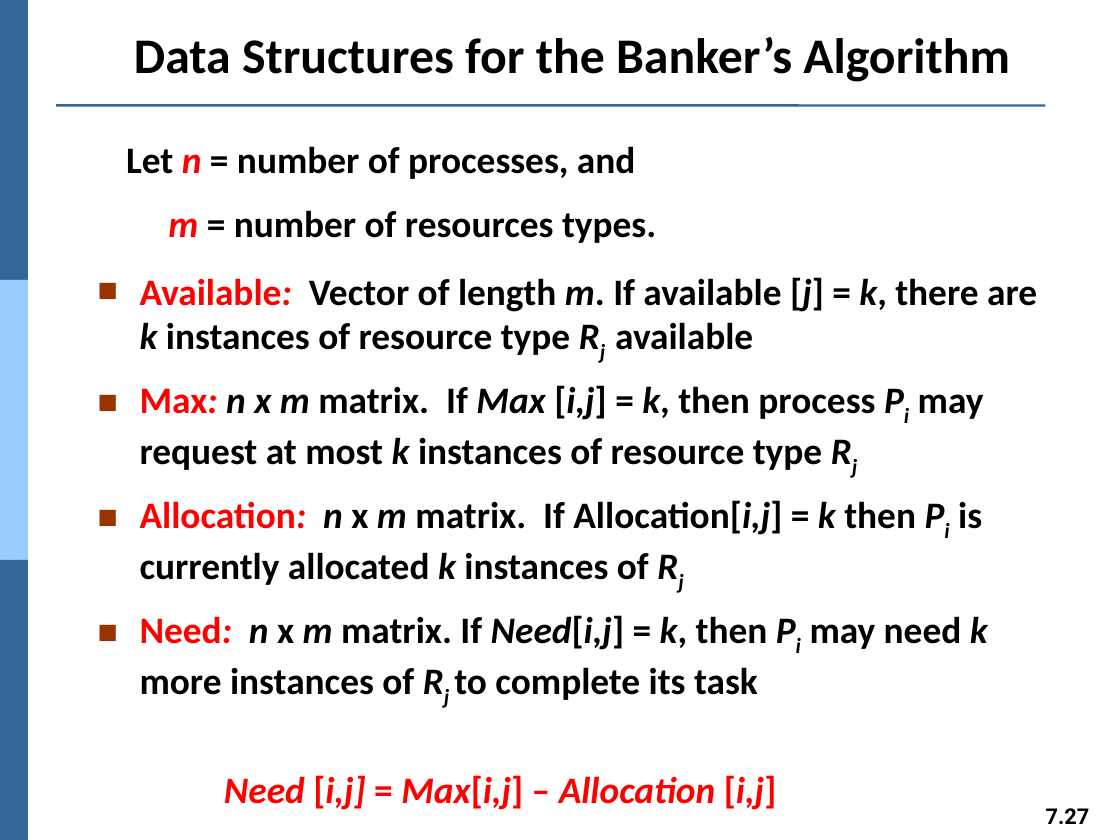
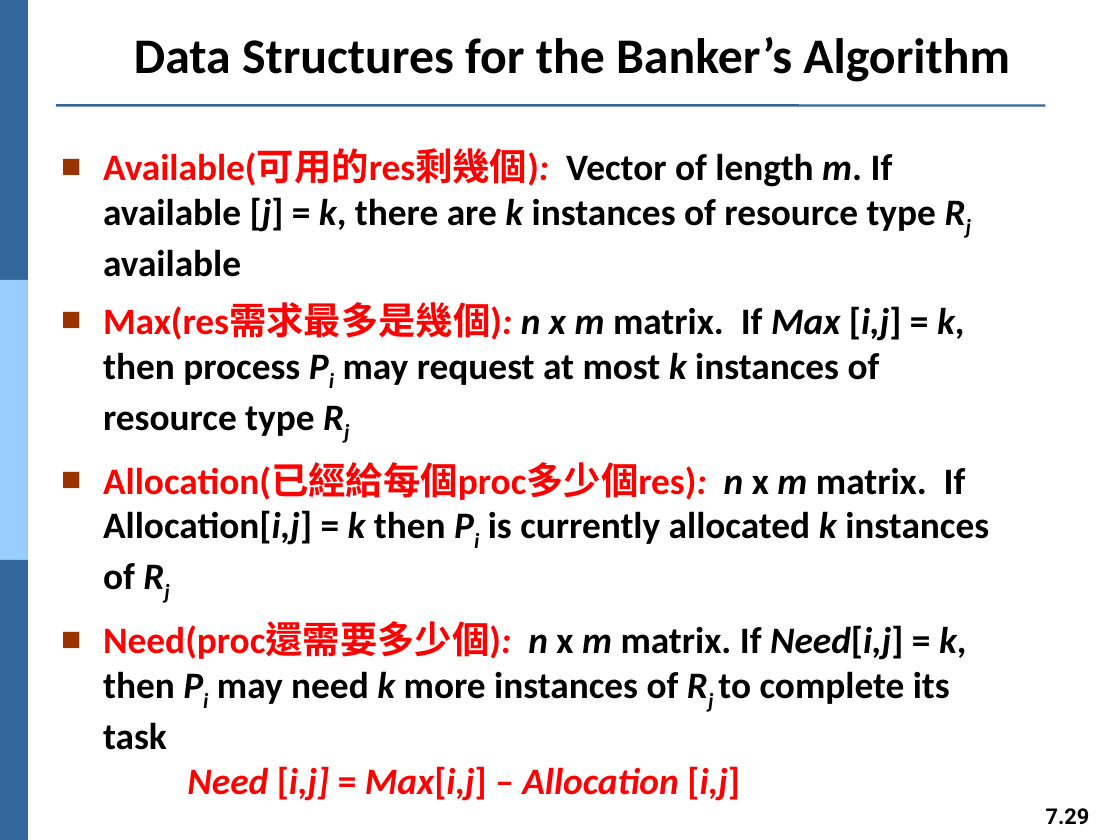
Before and after one commit to Yang09701194/OS_Learning, a slide deck: slide 29 of ch07.pptx (slide 27 before the commit). Drawn at 1120x840 pixels with LibreOffice and Linux fonts; fonts in the diff are those of the drawing. Boxes give left, top, right and bottom in pixels: in the first picture for what was removed or moved away, otherwise in the second. Text is boxed around its words. In the diff, an @@ line names an element or a change of style, - is before the commit and + after.

Commit message:
20200506

```diff
--- a/ch07.pptx
+++ b/ch07.pptx
@@ text "Let n = number of ..." rewrapped from [126,146,656,243] to [0,138,27,262] @@
@@ text at [103,149,989,801]: text changed @@
-■ Available: Vector of length m. If available [j] = k, there are k instances of resource type Rj available
-■ Max: n x m matrix. If Max [i,j] = k, then process Pi may request at most k instances of resource type Rj
-■ Allocation: n x m matrix. If Allocation[i,j] = k then Pi is currently allocated k instances of Rj
-■ Need: n x m matrix. If Need[i,j] = k, then Pi may need k more instances of Rj to complete its task
-Need [i,j] = Max[i,j] – Allocation [i,j]
+■ Available(可用的res剩幾個): Vector of length m. If available [j] = k, there are k instances of resource type Rj available
+■ Max(res需求最多是幾個): n x m matrix. If Max [i,j] = k, then process Pi may request at most k instances of resource type Rj
+■ Allocation(已經給每個proc多少個res): n x m matrix. If Allocation[i,j] = k then Pi is currently allocated k instances of Rj
+■ Need(proc還需要多少個): n x m matrix. If Need[i,j] = k, then Pi may need k more instances of Rj to complete its task
+  Need [i,j] = Max[i,j] – Allocation [i,j]
@@ page number at [1046,808,1090,824]: text changed @@
-7.27
+7.29
```
Also in this commit, not shown: 12 other slides changed, 2 slides added.
